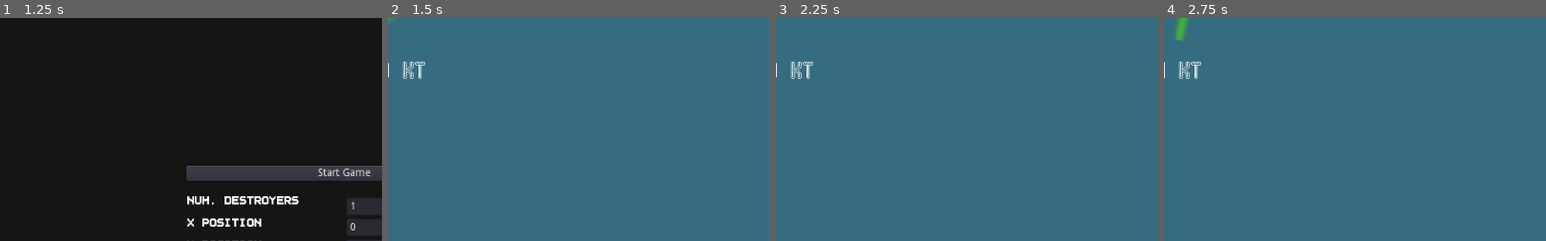
Above: before the commit, frames 1-4 (left to right).
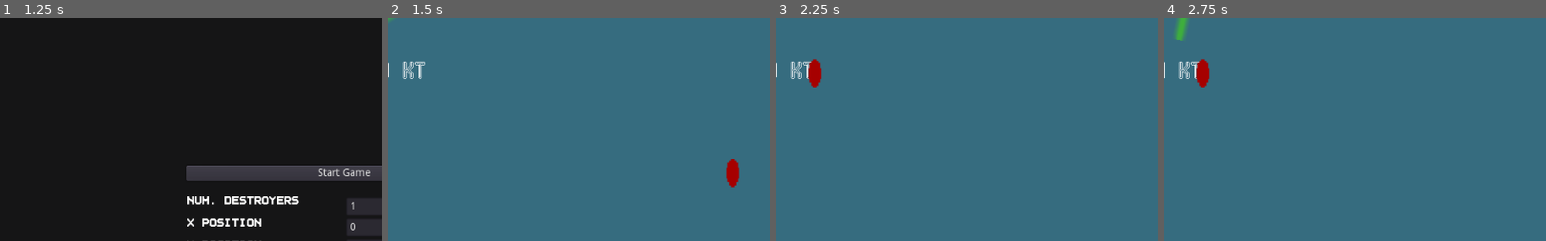
Above: after the commit, the same moments.

Repository: peter-shaw-benson/naval-game
Game: Godot game, scene res://gui/MainMenu.tscn
Same seed, same stepped clock (60 frames per second), same inputs: the game is played once before the commit and once after it.
Inputs (mouse positions are % of the whole screen's width and height, from its top left):
- Up to frame 1 (1.25 s): click "Start Game" at 0.5 s
- Up to frame 2 (1.5 s): click "Start Game" at 1.25 s
- Up to frame 3 (2.25 s): move the mouse to (10, 29) at 2.02 s; hold S (full ahead) from 2.03 s (still down); click (10, 29) at 2.17 s
- Up to frame 4 (2.75 s): keep holding S (full ahead); tap H (half speed) at 2.3 s
The pictures show only the part of the screen within x 5-55%, y 17-67%; the shares and areas given below are measured in that part.

Frame 1 is identical in both runs. In frame 2, 0.4% of the frame differs, in the area x 88-92%, y 63-77%; in frame 3, 0.4%, in the area x 8-12%, y 18-32%; in frame 4, 0.4%.

Commit message:
adding turrets, just made it so you make gunboats through the default start game

Diff:
--- a/Game Map/Map 2.gd
+++ b/Game Map/Map 2.gd
@@ -117,7 +117,7 @@
 	var ship = ship_scene.instance()
 
 	ship.init(ship_data.ship, get_viewport().get_mouse_position(),
-	ship_data.faction, ship_data.type)
+	ship_data.faction, ship_data.unit_type)
 
 	ship_list.append(ship)
 
@@ -176,8 +176,8 @@
 	carrier.start_placing()
 
 func place_next_unit(place_list):
-	#print(place_list)
-	#print(unit_data)
+	print(place_list)
+	print(unit_data)
 
 	# here, the place_list is a list of the squadron data
 	#
--- /dev/null
+++ b/Ship Tests/GunboatTest.tscn
@@ -0,0 +1,20 @@
+[gd_scene load_steps=3 format=2]
+
+[ext_resource path="res://Ships2/ShipScene.tscn" type="PackedScene" id=1]
+[ext_resource path="res://Ships2/Turrets/Turret.tscn" type="PackedScene" id=2]
+
+[node name="Ship" instance=ExtResource( 1 )]
+
+[node name="Sprite" parent="." index="0"]
+position = Vector2( 38.7141, 41.3657 )
+animation = "gunboat_clicked"
+
+[node name="Hitbox" parent="." index="1"]
+visible = false
+
+[node name="IslandCollision" parent="." index="2"]
+visible = false
+
+[node name="Turret" parent="." index="4" instance=ExtResource( 2 )]
+position = Vector2( 38.8325, 41.5968 )
+scale = Vector2( 0.8, 0.8 )
--- /dev/null
+++ b/Ships2/Bullets/Bullet.gd
@@ -0,0 +1,16 @@
+extends Area2D
+
+var speed = 100
+
+func _physics_process(delta):
+	position += transform.x * speed * delta
+
+func _on_Bullet_body_entered(body):
+	#if body.is_in_group("mobs"):
+	#	body.queue_free()
+
+	queue_free()
+
+
+func _on_Bullet_area_entered(area):
+	pass # Replace with function body.
--- /dev/null
+++ b/Ships2/Bullets/Bullet.tscn
@@ -0,0 +1,27 @@
+[gd_scene load_steps=5 format=2]
+
+[ext_resource path="res://art/Individual Ship Sprite/Gunboat/gunboat_shell.png" type="Texture" id=1]
+[ext_resource path="res://Ships2/Bullets/Bullet.gd" type="Script" id=2]
+
+[sub_resource type="CircleShape2D" id=2]
+radius = 6.02508
+
+[sub_resource type="SpriteFrames" id=1]
+animations = [ {
+"frames": [ ExtResource( 1 ) ],
+"loop": true,
+"name": "shell",
+"speed": 5.0
+} ]
+
+[node name="Bullet" type="Area2D"]
+script = ExtResource( 2 )
+
+[node name="CollisionShape2D" type="CollisionShape2D" parent="."]
+shape = SubResource( 2 )
+
+[node name="AnimatedSprite" type="AnimatedSprite" parent="."]
+rotation = 1.5708
+frames = SubResource( 1 )
+animation = "shell"
+[connection signal="area_entered" from="." to="." method="_on_Bullet_area_entered"]
--- a/Ships2/CombatUnit.gd
+++ b/Ships2/CombatUnit.gd
@@ -144,11 +144,11 @@
 
 
 # SELECT / DESELCT
-# hardcoding "arrow" for now
+
 func select():
 	if faction == GameState.get_playerFaction():
 		selected = true
-		get_node("Sprite").animation = "arrow" + "_clicked"
+		get_node("Sprite").animation = type + "_clicked"
 		get_node("Sprite").set_frame(faction)
 
 		#print(get_node("Sprite").animation)
@@ -160,7 +160,7 @@
 func deselect():
 	selected = false
 
-	get_node("Sprite").animation = "arrow" + "_basic"
+	get_node("Sprite").animation = type + "_basic"
 	get_node("Sprite").set_frame(faction)
 
 	#print(get_node("Sprite").animation)
--- a/Ships2/ShipScene.gd
+++ b/Ships2/ShipScene.gd
@@ -289,3 +289,8 @@
 	#	start_repairs()
 
 	current_speed = speed_mode_dict[current_speed_mode][0] * self.getSpeed()
+
+
+
+
+## COMBAT
--- a/Ships2/ShipScene.tscn
+++ b/Ships2/ShipScene.tscn
@@ -1,20 +1,20 @@
 [gd_scene load_steps=7 format=2]
 
-[ext_resource path="res://art/basic_ship.png" type="Texture" id=1]
+[ext_resource path="res://art/Individual Ship Sprite/Gunboat/gunboat_basic.png" type="Texture" id=1]
 [ext_resource path="res://Ships2/ShipScene.gd" type="Script" id=2]
 [ext_resource path="res://Miscellaneous/Detection Area.tscn" type="PackedScene" id=3]
-[ext_resource path="res://art/selected_ship.png" type="Texture" id=4]
+[ext_resource path="res://art/Individual Ship Sprite/Gunboat/gunboat_selected.png" type="Texture" id=4]
 
 [sub_resource type="SpriteFrames" id=1]
 animations = [ {
+"frames": [ ExtResource( 1 ) ],
+"loop": true,
+"name": "gunboat_basic",
+"speed": 5.0
+}, {
 "frames": [ ExtResource( 4 ) ],
 "loop": true,
-"name": "arrow_clicked",
-"speed": 5.0
-}, {
-"frames": [ ExtResource( 1 ) ],
-"loop": true,
-"name": "arrow_basic",
+"name": "gunboat_clicked",
 "speed": 5.0
 } ]
 
@@ -27,14 +27,17 @@
 detector_scene = ExtResource( 3 )
 
 [node name="Sprite" type="AnimatedSprite" parent="."]
+scale = Vector2( 2, 2 )
 frames = SubResource( 1 )
-animation = "arrow_clicked"
+animation = "gunboat_basic"
 
 [node name="Hitbox" type="CollisionShape2D" parent="."]
+visible = false
 position = Vector2( 0.353561, 0 )
 shape = SubResource( 2 )
 
 [node name="IslandCollision" type="CollisionShape2D" parent="."]
+visible = false
 position = Vector2( 0.353561, 0 )
 shape = SubResource( 2 )
 
--- /dev/null
+++ b/Ships2/Turrets/Turret.gd
@@ -0,0 +1,19 @@
+extends Area2D
+
+export var Bullet : PackedScene
+
+func _ready():
+	pass
+
+func _process(delta):
+	look_at(get_global_mouse_position())
+
+	if Input.is_action_just_pressed("shoot"):
+		 shoot()
+
+func shoot():
+	var b = Bullet.instance()
+
+	get_tree().root.add_child(b)
+
+	b.transform = $Barrel.global_transform
--- /dev/null
+++ b/Ships2/Turrets/Turret.tscn
@@ -0,0 +1,32 @@
+[gd_scene load_steps=6 format=2]
+
+[ext_resource path="res://art/Individual Ship Sprite/Gunboat/gunboat_turret.png" type="Texture" id=1]
+[ext_resource path="res://Ships2/Turrets/Turret.gd" type="Script" id=2]
+[ext_resource path="res://Ships2/Bullets/Bullet.tscn" type="PackedScene" id=3]
+
+[sub_resource type="SpriteFrames" id=1]
+animations = [ {
+"frames": [ ExtResource( 1 ) ],
+"loop": true,
+"name": "default",
+"speed": 5.0
+} ]
+
+[sub_resource type="CircleShape2D" id=2]
+
+[node name="Turret" type="Area2D"]
+position = Vector2( 80.375, 49.375 )
+script = ExtResource( 2 )
+Bullet = ExtResource( 3 )
+
+[node name="AnimatedSprite" type="AnimatedSprite" parent="."]
+position = Vector2( 2.4231, -0.0883942 )
+rotation = 1.5708
+frames = SubResource( 1 )
+
+[node name="CollisionShape2D" type="CollisionShape2D" parent="."]
+position = Vector2( 0.0151672, -0.103558 )
+shape = SubResource( 2 )
+
+[node name="Barrel" type="Position2D" parent="."]
+position = Vector2( 11.3592, -0.180008 )
--- a/gui/Fleet Maker.gd
+++ b/gui/Fleet Maker.gd
@@ -7,7 +7,7 @@
 
 const ScoutPlane = preload("res://Entities/Planes/ScoutPlane.gd")
 
-var num_destroyers = 0
+var num_destroyers = 1
 var position_x = 0
 var position_y = 0
 var num_islands = 0
@@ -38,6 +38,7 @@
 		destroyer_array.append({"ship": next_destroyer,
 			"position": initial_pos,
 			"type": "ship",
+			"unit_type": "gunboat",
 			"faction": faction})
 
 	return destroyer_array
--- a/project.godot
+++ b/project.godot
@@ -247,6 +247,11 @@
 "events": [ Object(InputEventKey,"resource_local_to_scene":false,"resource_name":"","device":0,"alt":false,"shift":false,"control":false,"meta":false,"command":false,"pressed":false,"scancode":83,"unicode":0,"echo":false,"script":null)
  ]
 }
+shoot={
+"deadzone": 0.5,
+"events": [ Object(InputEventKey,"resource_local_to_scene":false,"resource_name":"","device":0,"alt":false,"shift":false,"control":false,"meta":false,"command":false,"pressed":false,"scancode":65,"unicode":0,"echo":false,"script":null)
+ ]
+}
 
 [layer_names]
 
Binary file added: art/Individual Ship Sprite/Gunboat/gunboat_basic.png
Not shown, added: art/Individual Ship Sprite/Gunboat/gunboat_basic.png.import
Binary file added: art/Individual Ship Sprite/Gunboat/gunboat_selected.png
Not shown, added: art/Individual Ship Sprite/Gunboat/gunboat_selected.png.import
Binary file added: art/Individual Ship Sprite/Gunboat/gunboat_shell.png
Not shown, added: art/Individual Ship Sprite/Gunboat/gunboat_shell.png.import
Binary file added: art/Individual Ship Sprite/Gunboat/gunboat_turret.png
Not shown, added: art/Individual Ship Sprite/Gunboat/gunboat_turret.png.import
Not shown, changed: .DS_Store
Not shown, changed: art/.DS_Store
Not shown, added: art/Individual Ship Sprite/.DS_Store
Not shown, added: art/Individual Ship Sprite/Gunboat/.DS_Store
(and 4 more such lines)
